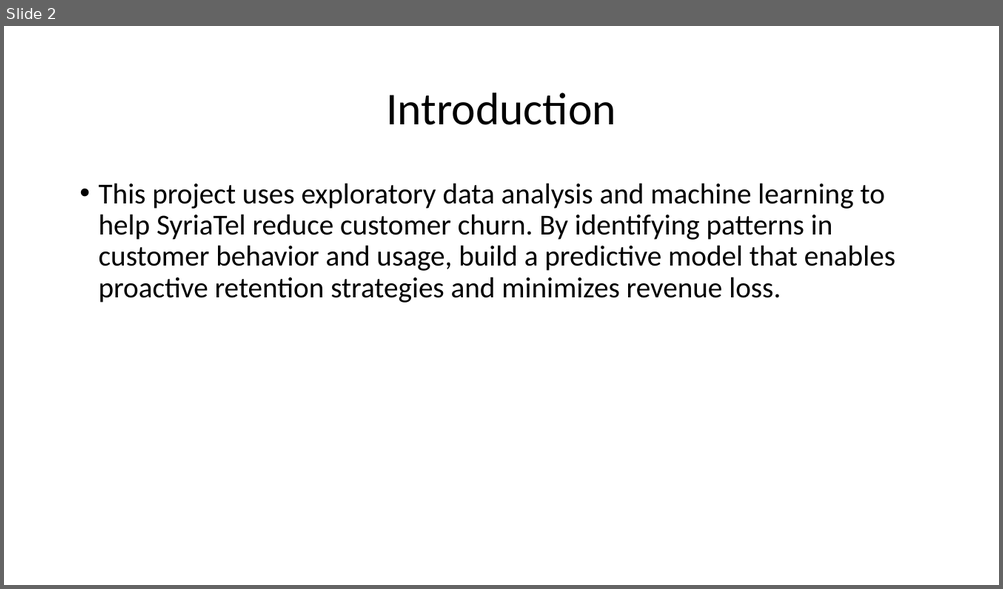
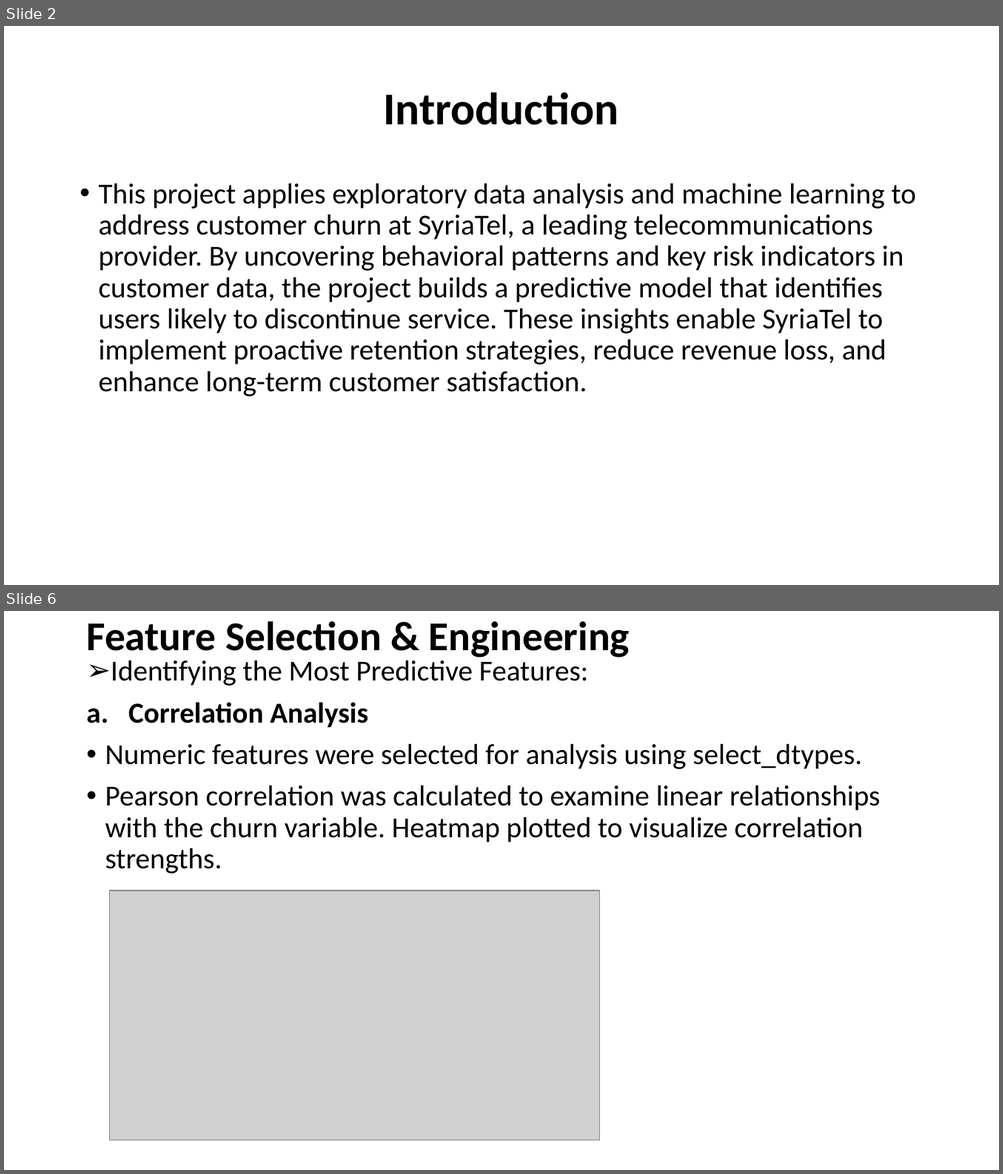
Before and after one commit to Dantonkip/Phase_3-project, a slide deck: Powepoint.pptx. Shown one above the other, each under a label of ours: slide 2 before the commit, slides 2 and 6 after it; the slides between them are not shown. The pictures are 1003x589 and 1003x1174 pixels, drawn with LibreOffice and Linux fonts; fonts in the diff are those of the drawing; grey boxes stand for pictures; background and template pictures are left out. Boxes give left, top, right and bottom in pixels: in the first picture for what was removed or moved away, otherwise in the second. Text is boxed around its words. In the diff, an @@ line names an element or a change of style, - is before the commit and + after.

```diff
--- a/Powepoint.pptx
+++ b/Powepoint.pptx
@@ slide 6 added at [4,611,999,1170], background picture (left out) @@
@@ title added at [86,621,629,661], 39.6 pt, text #000000, bold @@
+Feature Selection & Engineering
@@ text added at [105,657,880,874], 28 pt, text #000000 @@
+➢ Identifying the Most Predictive Features:
+a. Correlation Analysis
+• Numeric features were selected for analysis using select_dtypes.
+• Pearson correlation was calculated to examine linear relationships with the churn variable. Heatmap plotted to visualize correlation strengths.
@@ picture added at [109,891,600,1141] @@
@@ slide 2 changed as well @@
@@ title "Introduction" at [383,92,618,125]: bold on @@
@@ text at [99,183,916,397]: text changed @@
-• This project uses exploratory data analysis and machine learning to help SyriaTel reduce customer churn. By identifying patterns in customer behavior and usage, build a predictive model that enables proactive retention strategies and minimizes revenue loss.
+• This project applies exploratory data analysis and machine learning to address customer churn at SyriaTel, a leading telecommunications provider. By uncovering behavioral patterns and key risk indicators in customer data, the project builds a predictive model that identifies users likely to discontinue service. These insights enable SyriaTel to implement proactive retention strategies, reduce revenue loss, and enhance long-term customer satisfaction.
```
Also in this commit, not shown: 1 other slide changed, 10 other slides added, 1 slide removed, 1 other file.
